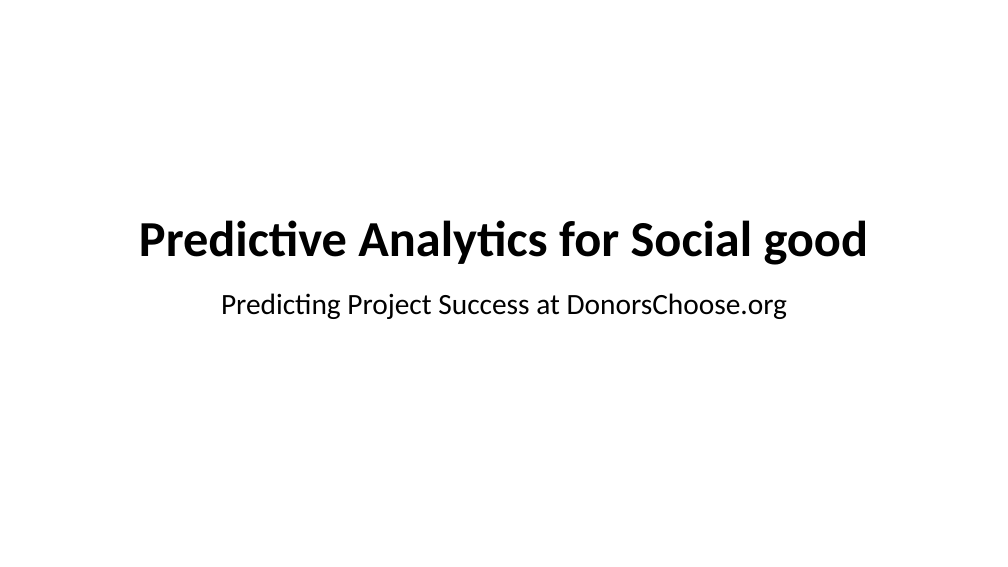
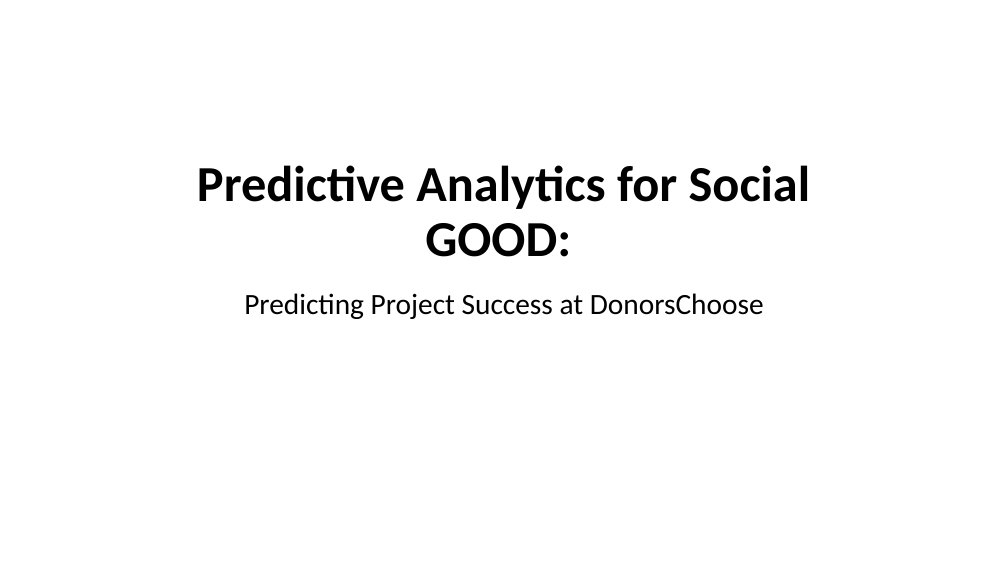
Before and after one commit to Naveed1842/data-science-intensive-2, a slide deck: slide 1 of Donor-Choose-Project/CapstoneProject_Slides.pptx. Drawn at 1008x567 pixels with LibreOffice and Linux fonts; fonts in the diff are those of the drawing. Boxes give left, top, right and bottom in pixels: in the first picture for what was removed or moved away, otherwise in the second. Text is boxed around its words. In the diff, an @@ line names an element or a change of style, - is before the commit and + after.

```diff
--- a/Donor-Choose-Project/CapstoneProject_Slides.pptx
+++ b/Donor-Choose-Project/CapstoneProject_Slides.pptx
@@ title at (197, 165, 810, 257): text changed @@
-Predictive Analytics for Social good
+Predictive Analytics for Social GOOD:
@@ subtitle at (244, 293, 764, 319): text changed @@
-Predicting Project Success at DonorsChoose.org
+Predicting Project Success at DonorsChoose
```
Also in this commit, not shown: 9 other slides changed, 1 slide added, 2 other files.
